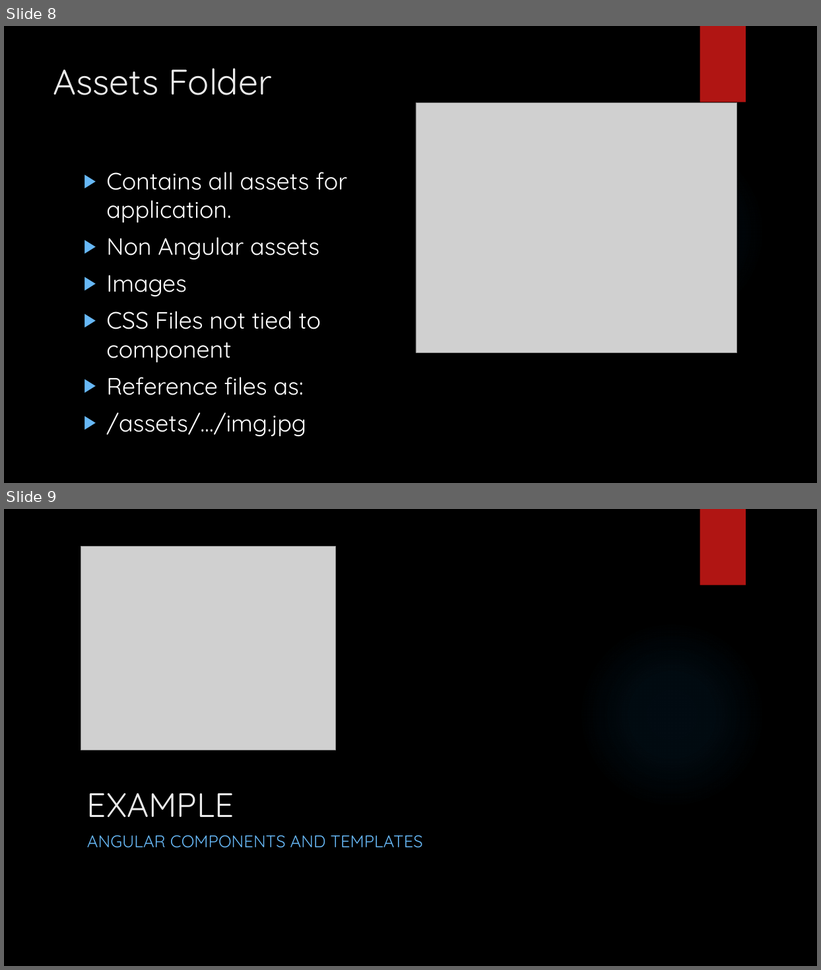
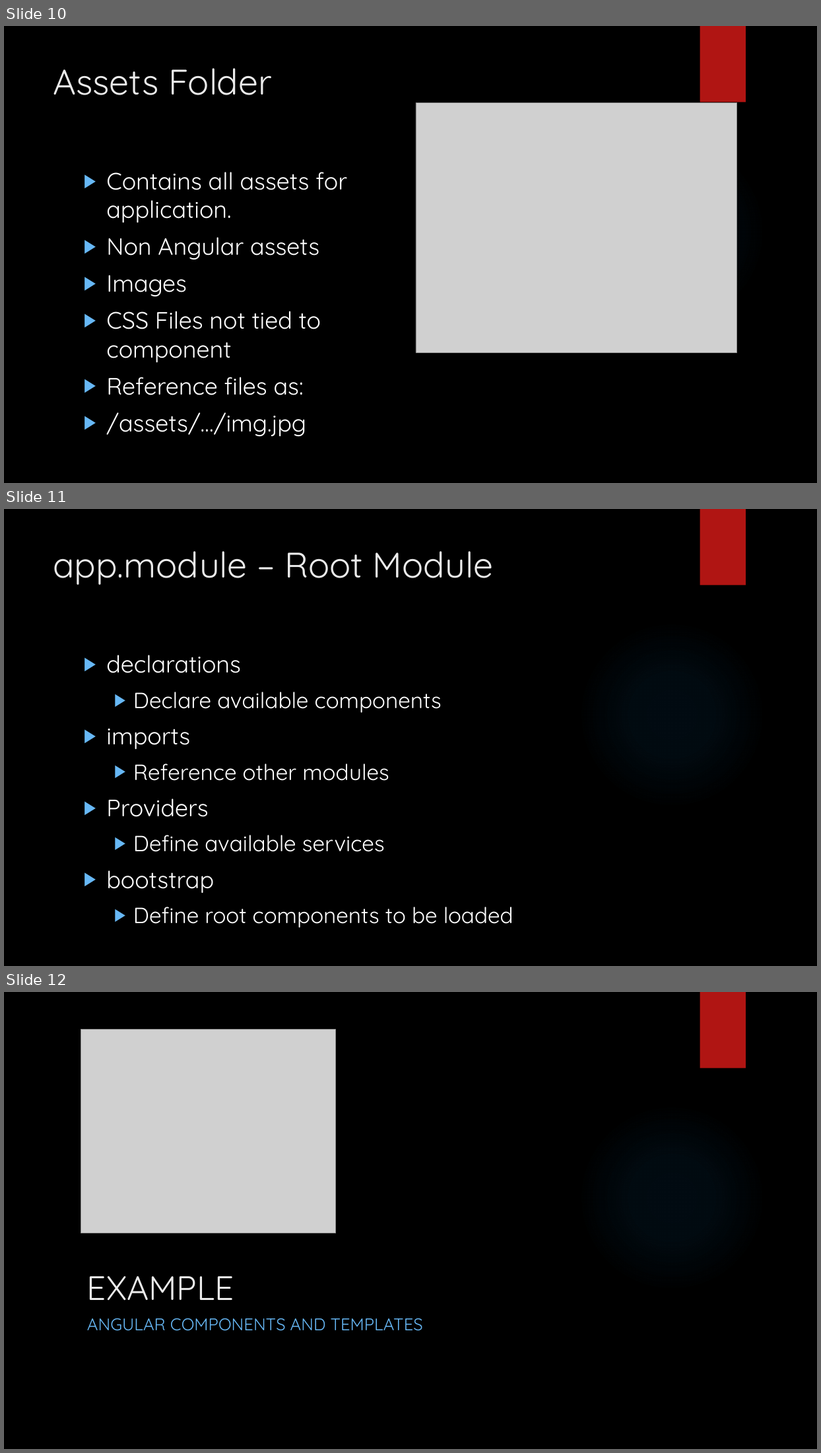
Before and after one commit to LogolsLLC/Logols-May2018, a slide deck: Slides/08_Angular_TrainingPlan.pptx. Shown one above the other, each under a label of ours: slides 8 and 9 before the commit, slides 10, 11 and 12 after it. The pictures are 821x970 and 821x1453 pixels, drawn with LibreOffice and Linux fonts; fonts in the diff are those of the drawing; grey boxes stand for pictures; background and template pictures are left out. Boxes give left, top, right and bottom in pixels: in the first picture for what was removed or moved away, otherwise in the second. Text is boxed around its words. In the diff, an @@ line names an element or a change of style, - is before the commit and + after.

```diff
--- a/Slides/08_Angular_TrainingPlan.pptx
+++ b/Slides/08_Angular_TrainingPlan.pptx
@@ slide 11 added at (x1=4, y1=509, x2=817, y2=966), background picture (left out); not listed: 2 template elements that a slide beside it also shows @@
@@ title added at (x1=54, y1=551, x2=493, y2=585), 42 pt, text #EBEBEB @@
+app.module – Root Module
@@ text added at (x1=106, y1=655, x2=514, y2=928), 26 pt, text #FFFFFF @@
+▶ declarations
+  ▶ Declare available components
+▶ imports
+  ▶ Reference other modules
+▶ Providers
+  ▶ Define available services
+▶ bootstrap
+  ▶ Define root components to be loaded
@@ what was slide 8 is now slide 10 @@
@@ what was slide 9 is now slide 12 @@
```
Also in this commit, not shown: 1 slide changed, 4 other slides added, 8 other files.
